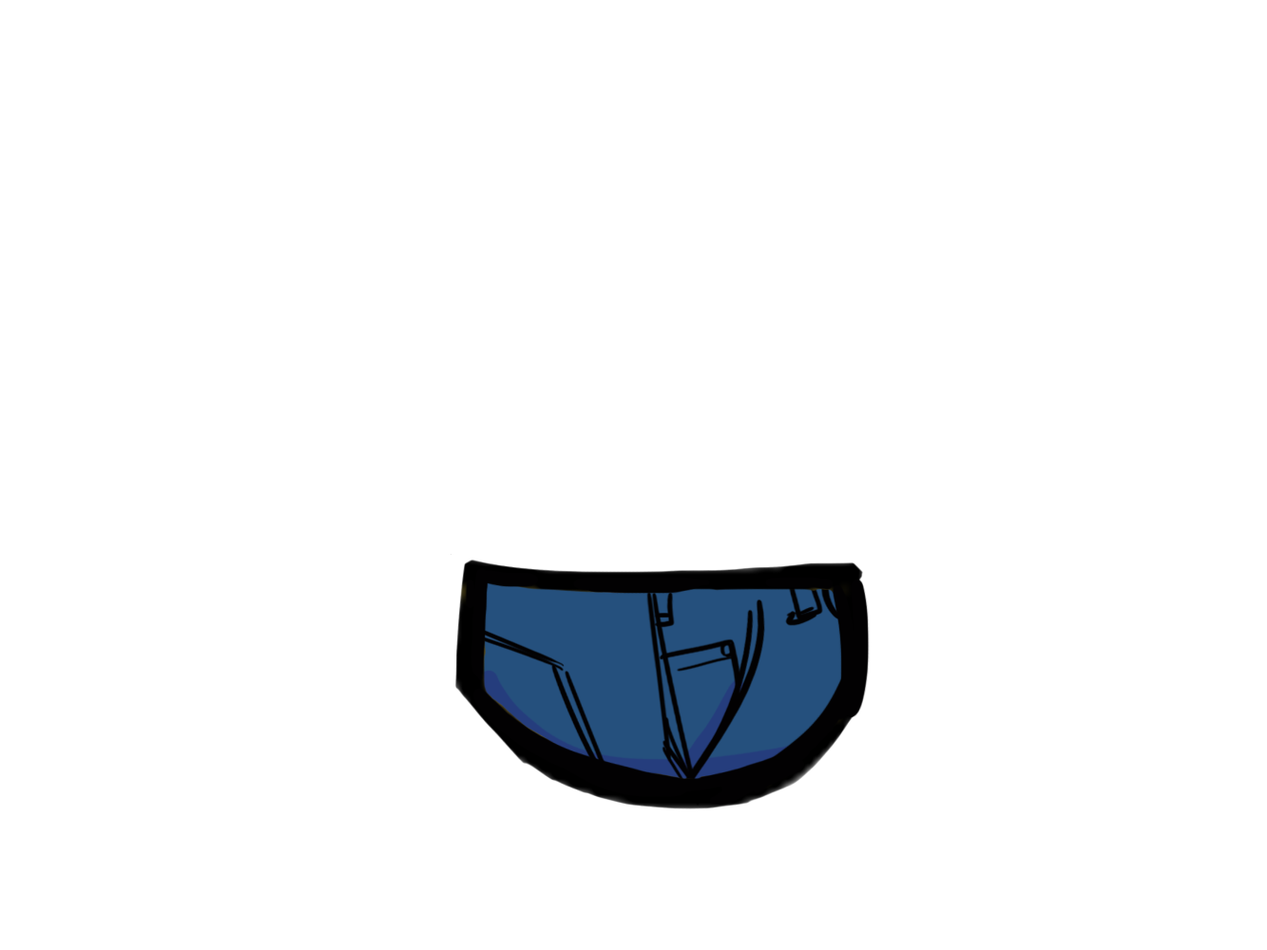
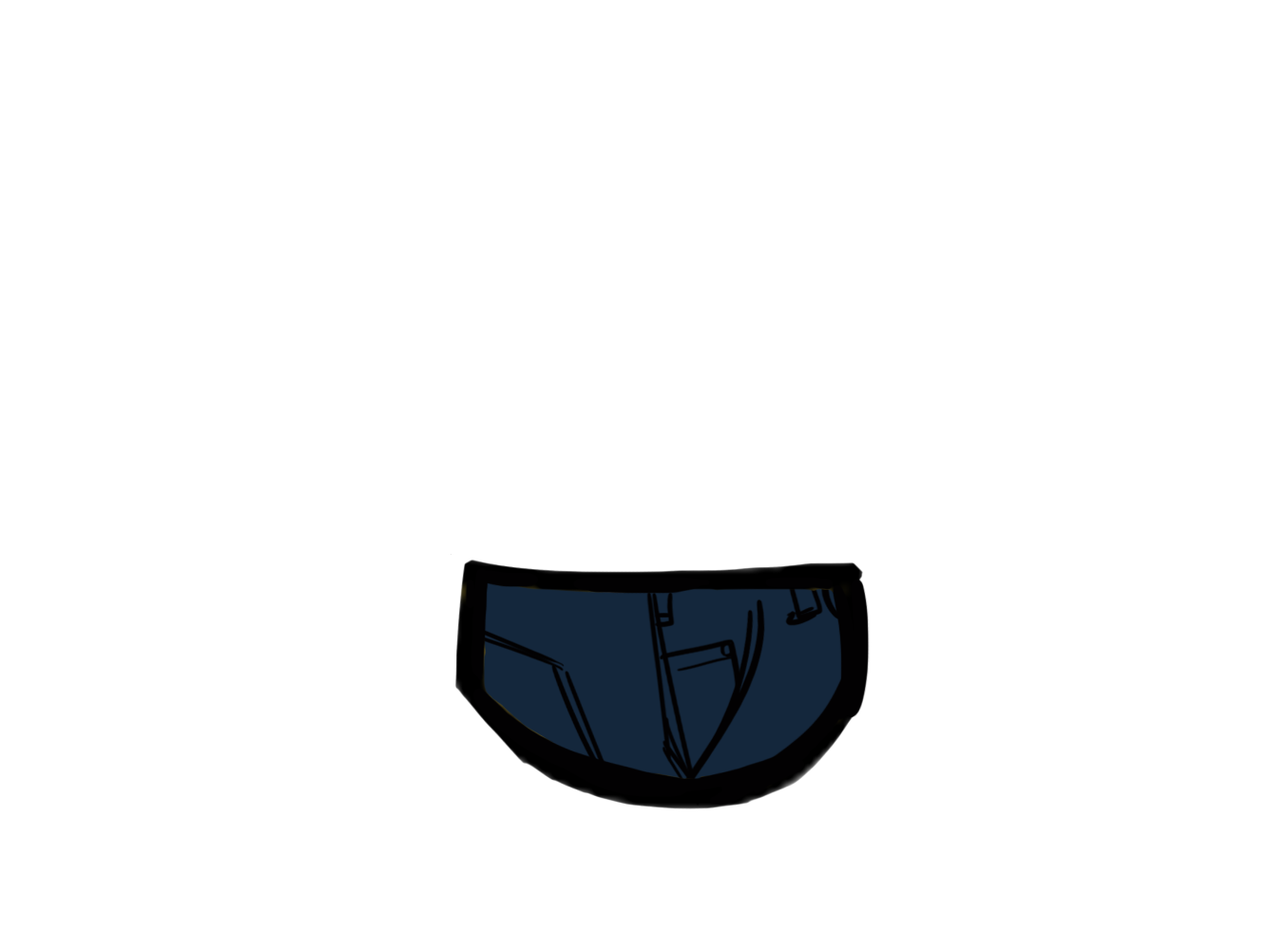
Layers edited between the first and the second 1267 x 950 image:
added layer "Layer 4" above "Layer 3" over 482, 582, 842, 780
added layer "Layer 3" above "Layer 2" over 482, 582, 842, 780
